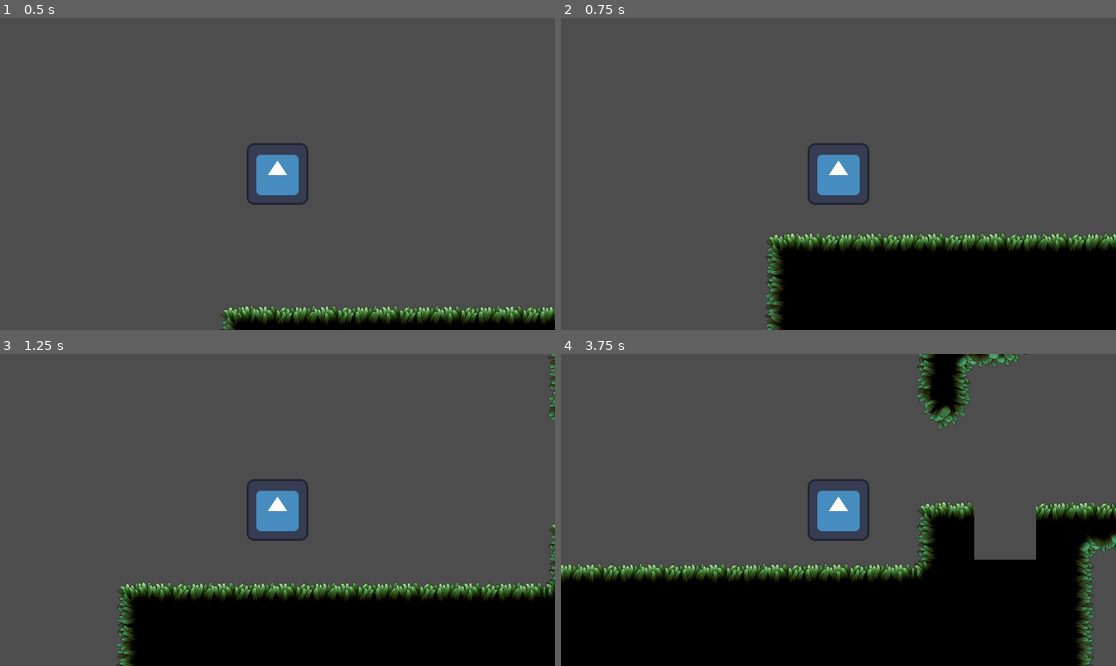
Above: before the commit, frames 1-4 (two rows, left to right).
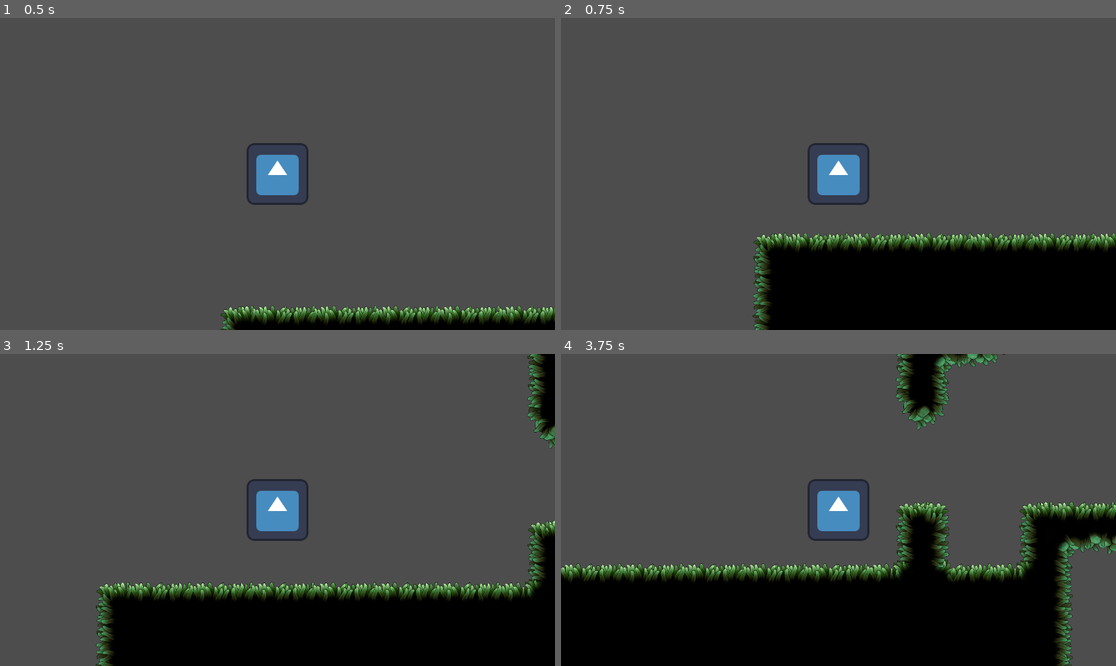
Above: after the commit, the same moments.

Repository: 33ado/sandbox-test
Game: Godot game, scene res://test/test.tscn
Same seed, same stepped clock (60 frames per second), same inputs: the game is played once before the commit and once after it. The engine's default icon, where the game draws it, is replaced by a stand-in: a white triangle on a blue panel in a dark square.
Inputs (mouse positions are in pixels of both pictures, inside the frame that each line leads up to):
- Up to frame 1 (0.5 s): no input
- Up to frame 2 (0.75 s): move the mouse to (960, 158) at 0.52 s; hold D (right) from 0.53 s (still down); click (960, 158) at 0.67 s
- Up to frame 3 (1.25 s): keep holding D (right); tap Space (jump) at 0.77 s
- Up to frame 4 (3.75 s): move the mouse to (727, 525) at 1.27 s; click (727, 525) at 1.42 s; tap Space (jump) at 1.52, 3.02 s; move the mouse to (894, 441) at 2.02 s; release D (right) at 2.03 s; hold A (left) 2.03-2.78 s; click (894, 441) at 2.17 s; move the mouse to (810, 572) at 2.77 s; hold D (right) from 2.78 s (still down); click (810, 572) at 2.92 s; move the mouse to (1005, 556) at 3.52 s; click (1005, 556) at 3.67 s

Frame 1 is identical in both runs. In frame 2, 3.0% of the frame differs, in the area x 34-100%, y 68-100%; in frame 3, 5.9%; in frame 4, 11%, in the area x 0-100%, y 0-100%.

Commit message:
Added deleting blocks

Diff:
--- a/entities/player/player.gd
+++ b/entities/player/player.gd
@@ -1,24 +1,22 @@
 extends CharacterBody2D
 class_name Player
 
-@export var tilemap: TileMapLayer
-@export var selected_tile: int = 1
+@export var tilemap: Foreground
+@export var selected_tile: int = 0
 
 const SPEED := 400
 const JUMP_FORCE : float = 700.0
-const ACCELERATION : float = 0.1
-const DECELERATION : float = 0.1
+const ACCELERATION : float = 0.3
+const DECELERATION : float = 0.4
 var gravity = ProjectSettings.get_setting("physics/2d/default_gravity")
+
+func _ready() -> void:
+	pass
 
 func _input(event: InputEvent) -> void:
 	if event is InputEventMouseButton and event.pressed:
-		var grid_pos = tilemap.local_to_map(tilemap.get_local_mouse_position())
-
-		if event.button_index == MouseButton.MOUSE_BUTTON_LEFT:
-			tilemap.set_cell(grid_pos, selected_tile)
-		elif event.button_index == MouseButton.MOUSE_BUTTON_RIGHT:
-			tilemap.set_cell(grid_pos, -1)
-		print(grid_pos)
+		var tile_pos = tilemap.local_to_map(tilemap.get_local_mouse_position())
+		tilemap.place_block(selected_tile, tile_pos, self)
 
 
 func _physics_process(delta: float) -> void:
--- a/entities/player/states/idle/idle.gd
+++ b/entities/player/states/idle/idle.gd
@@ -3,10 +3,8 @@
 
 @export var coyote_timer : CoyoteTimer
 
-func enter() -> void:
+func physics_update(delta : float) -> void:
 	parent.velocity.x = lerp(parent.velocity.x, 0.0, parent.DECELERATION)
-
-func physics_update(delta : float) -> void:
 	parent.velocity.y += parent.gravity * delta
 
 	if not parent.is_on_floor():
--- a/entities/player/states/inventory_state/InventoryState.tscn
+++ /dev/null
@@ -1,7 +0,0 @@
-[gd_scene load_steps=2 format=3 uid="uid://b0fsi23ocvam3"]
-
-[ext_resource type="Script" uid="uid://bl4y5gbb68ix4" path="res://entities/player/states/inventory_state/inventory_state.gd" id="1_wyx0j"]
-
-[node name="InventoryState" type="Node"]
-script = ExtResource("1_wyx0j")
-metadata/_custom_type_script = "uid://bksg3lf2drtlw"
--- a/entities/player/states/inventory_state/inventory_state.gd
+++ /dev/null
@@ -1,12 +0,0 @@
-extends State
-class_name InventoryState
-
-func enter() -> void:
-	parent.inventory_ui.visible = true
-
-func on_input(event : InputEvent) -> void:
-	if Input.is_action_just_pressed("inventory"):
-		transitioned.emit(self, "idle")
-
-func exit() -> void:
-	parent.inventory_ui.visible = false
--- /dev/null
+++ b/test/foreground.gd
@@ -0,0 +1,19 @@
+extends TileMapLayer
+class_name Foreground
+
+# tile_pos is coodirnates on the tilemap and not a global position
+func place_block(tile_source: int, tile_pos : Vector2i, caster : Node = null) -> void:
+	set_cell(tile_pos, tile_source)
+	update_surrounding(tile_pos)
+
+func update_surrounding(tile_pos):
+	var to_update : Array = []
+	var surrounding = get_surrounding_cells(tile_pos)
+
+	for cell in surrounding:
+		if cell in get_used_cells():
+			to_update.append(cell)
+			set_cell(cell, -1)
+
+
+	set_cells_terrain_connect(to_update, 0, 0, true)
--- a/test/test.tscn
+++ b/test/test.tscn
@@ -2,6 +2,7 @@
 
 [ext_resource type="PackedScene" uid="uid://f3fucegwssn3" path="res://entities/player/player.tscn" id="1_syuel"]
 [ext_resource type="Texture2D" uid="uid://ctgymdkpf0fb2" path="res://resources/Mossy Tileset/Mossy - TileSet.png" id="2_8a8pi"]
+[ext_resource type="Script" uid="uid://dwerce6cigvgu" path="res://test/foreground.gd" id="3_65205"]
 
 [sub_resource type="TileSetAtlasSource" id="TileSetAtlasSource_65205"]
 texture = ExtResource("2_8a8pi")
@@ -416,9 +417,10 @@
 [node name="Test" type="Node2D" unique_id=429945544]
 
 [node name="Player" parent="." unique_id=1711613800 node_paths=PackedStringArray("tilemap") instance=ExtResource("1_syuel")]
-tilemap = NodePath("../TileMapLayer")
-
-[node name="TileMapLayer" type="TileMapLayer" parent="." unique_id=1771176579]
+tilemap = NodePath("../Foreground")
+
+[node name="Foreground" type="TileMapLayer" parent="." unique_id=1771176579]
 scale = Vector2(0.25, 0.25)
 tile_map_data = PackedByteArray("AAD//wMAAQAAAAAAAAD//wQAAQAAAAEAAAAAAAMAAQABAAAAAAAAAAQAAQABAAEAAAABAAMAAQABAAAAAAABAA …(1152 unchanged characters)…
 tile_set = SubResource("TileSet_hrq6i")
+script = ExtResource("3_65205")
Not shown, removed: entities/player/states/inventory_state/inventory_state.gd.uid
Not shown, added: test/foreground.gd.uid
